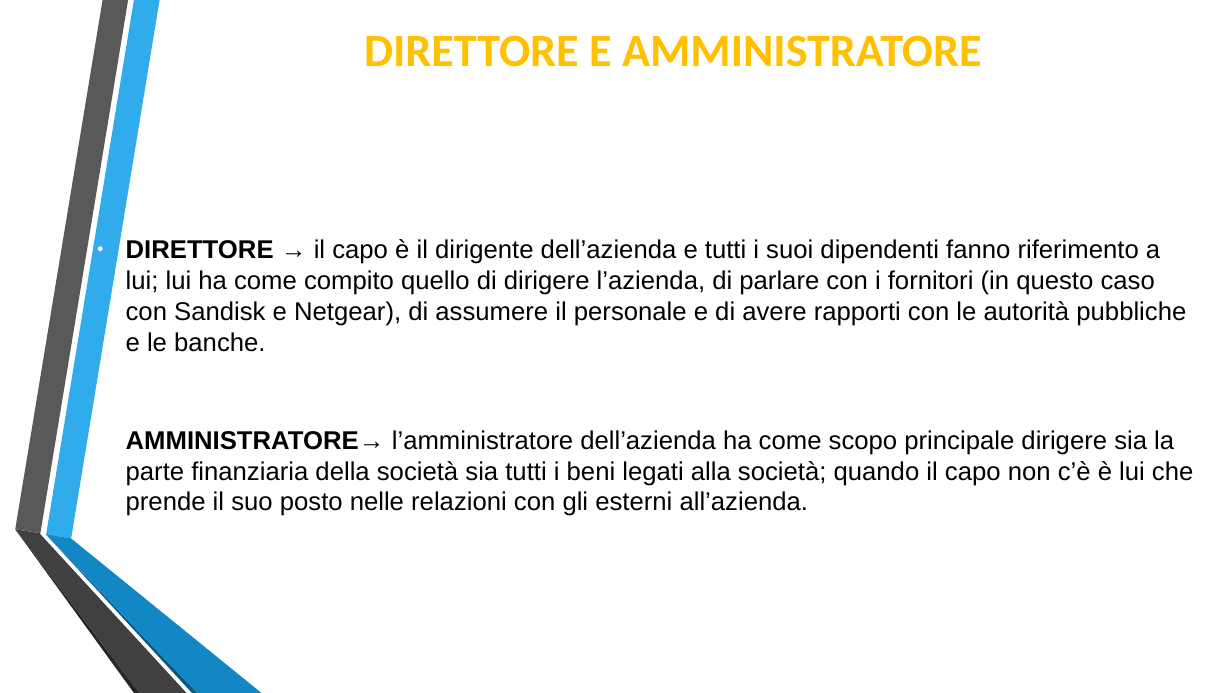
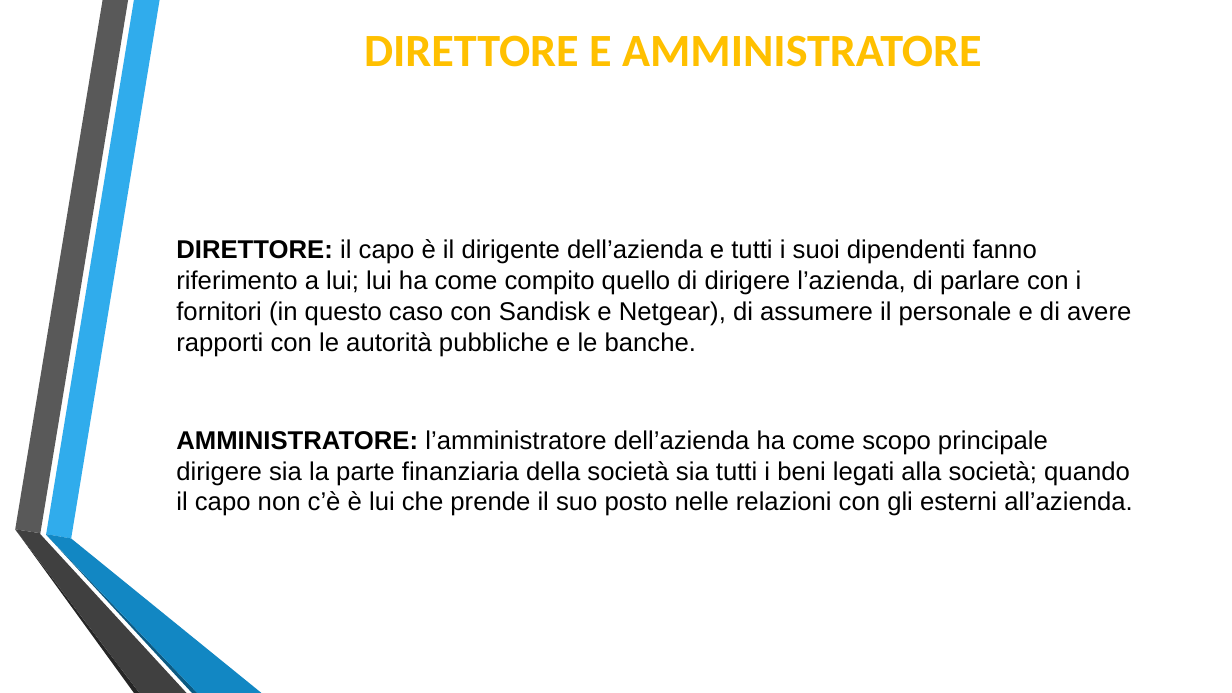
Before and after one commit to Lince99/GPOI, a slide deck: slide 7 of m0n0wall/Presentazione_M0n0wall.odp. Drawn at 1232x693 pixels with LibreOffice and Linux fonts; fonts in the diff are those of the drawing; background and template pictures are left out. Boxes give left, top, right and bottom in pixels: in the first picture for what was removed or moved away, otherwise in the second. Text is boxed around its words. In the diff, an @@ line names an element or a change of style, - is before the commit and + after.

```diff
--- a/m0n0wall/Presentazione_M0n0wall.odp
+++ b/m0n0wall/Presentazione_M0n0wall.odp
@@ text at [176,239,1132,516]: text changed @@
-● DIRETTORE → il capo è il dirigente dell’azienda e tutti i suoi dipendenti fanno riferimento a lui; lui ha come compito quello di dirigere l’azienda, di parlare con i fornitori (in questo caso con Sandisk e Netgear), di assumere il personale e di avere rapporti con le autorità pubbliche e le banche.
-● AMMINISTRATORE→ l’amministratore dell’azienda ha come scopo principale dirigere sia la parte finanziaria della società sia tutti i beni legati alla società; quando il capo non c’è è lui che prende il suo posto nelle relazioni con gli esterni all’azienda.
+● DIRETTORE: il capo è il dirigente dell’azienda e tutti i suoi dipendenti fanno riferimento a lui; lui ha come compito quello di dirigere l’azienda, di parlare con i fornitori (in questo caso con Sandisk e Netgear), di assumere il personale e di avere rapporti con le autorità pubbliche e le banche.
+● AMMINISTRATORE: l’amministratore dell’azienda ha come scopo principale dirigere sia la parte finanziaria della società sia tutti i beni legati alla società; quando il capo non c’è è lui che prende il suo posto nelle relazioni con gli esterni all’azienda.
```
Also in this commit, not shown: 6 other slides changed, 4 other files.
